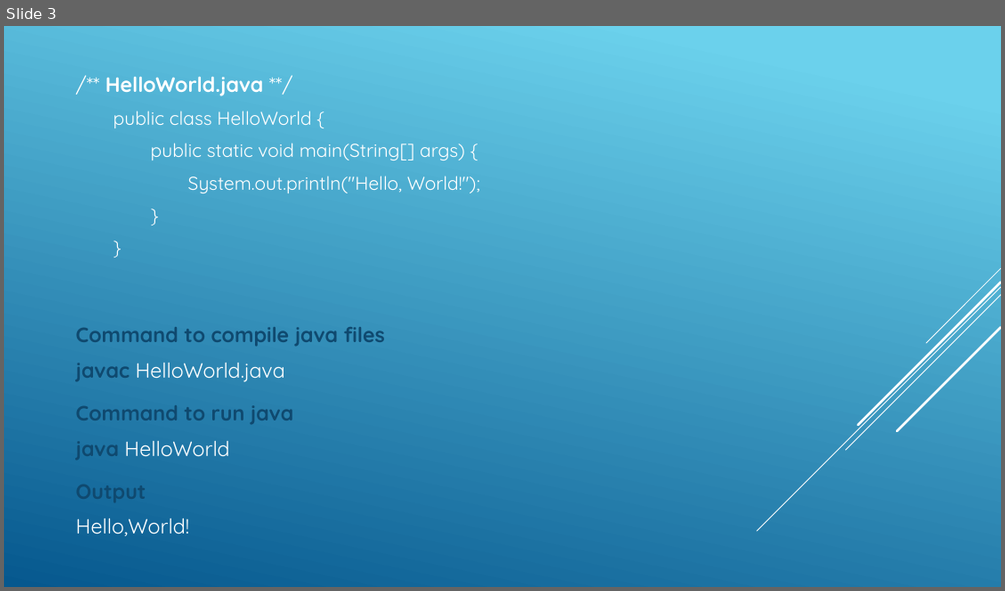
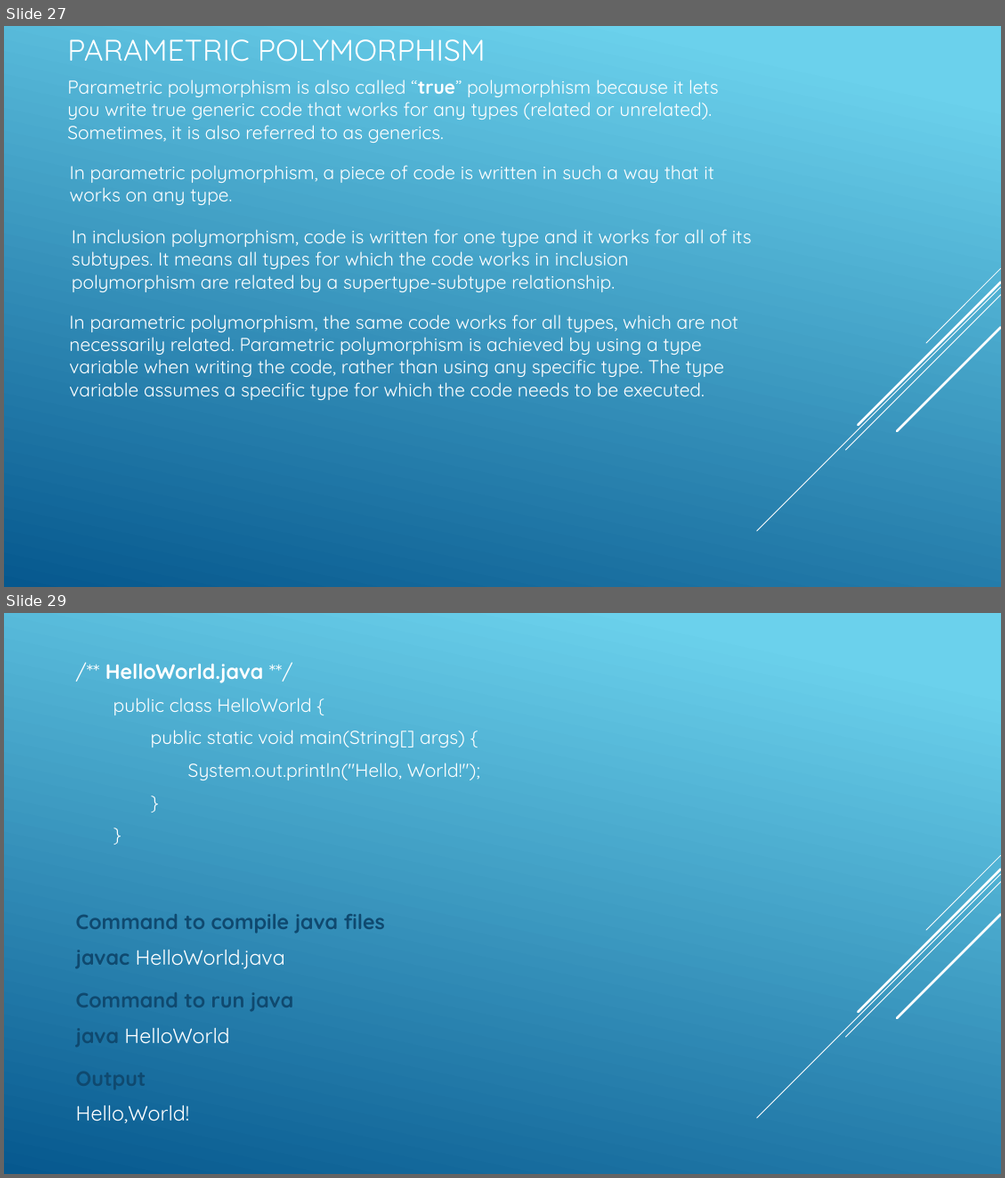
Before and after one commit to VeerababuK/Core-Java, a slide deck: Core java.pptx. Shown one above the other, each under a label of ours: slide 3 before the commit, slides 27 and 29 after it; the slides between them are not shown. The pictures are 1005x591 and 1005x1178 pixels, drawn with LibreOffice and Linux fonts; fonts in the diff are those of the drawing. Boxes give left, top, right and bottom in pixels: in the first picture for what was removed or moved away, otherwise in the second. Text is boxed around its words. In the diff, an @@ line names an element or a change of style, - is before the commit and + after.

Commit message:
Presentation

```diff
--- a/Core java.pptx
+++ b/Core java.pptx
@@ slide 27 added at (x1=4, y1=26, x2=1001, y2=587), background gradient #6ED2EB to #06588E; not listed: 5 template elements that a slide beside it also shows @@
@@ title added at (x1=67, y1=39, x2=485, y2=62), 28.8 pt, text #FFFFFF @@
+PARAMETRIC POLYMORPHISM
@@ text added at (x1=67, y1=79, x2=719, y2=143), 18 pt, text #FFFFFF @@
+Parametric polymorphism is also called “true” polymorphism because it lets you write true generic code that works for any types (related or unrelated). Sometimes, it is also referred to as generics.
@@ text added at (x1=70, y1=165, x2=714, y2=205), 18 pt, text #FFFFFF @@
+In parametric polymorphism, a piece of code is written in such a way that it works on any type.
@@ text added at (x1=72, y1=229, x2=752, y2=292), 18 pt, text #FFFFFF @@
+In inclusion polymorphism, code is written for one type and it works for all of its subtypes. It means all types for which the code works in inclusion polymorphism are related by a supertype-subtype relationship.
@@ text added at (x1=69, y1=314, x2=738, y2=400), 18 pt, text #FFFFFF @@
+In parametric polymorphism, the same code works for all types, which are not necessarily related. Parametric polymorphism is achieved by using a type variable when writing the code, rather than using any specific type. The type variable assumes a specific type for which the code needs to be executed.
@@ what was slide 3 is now slide 29 @@
```
Also in this commit, not shown: 1 slide changed, 25 other slides added, 1 other file.
